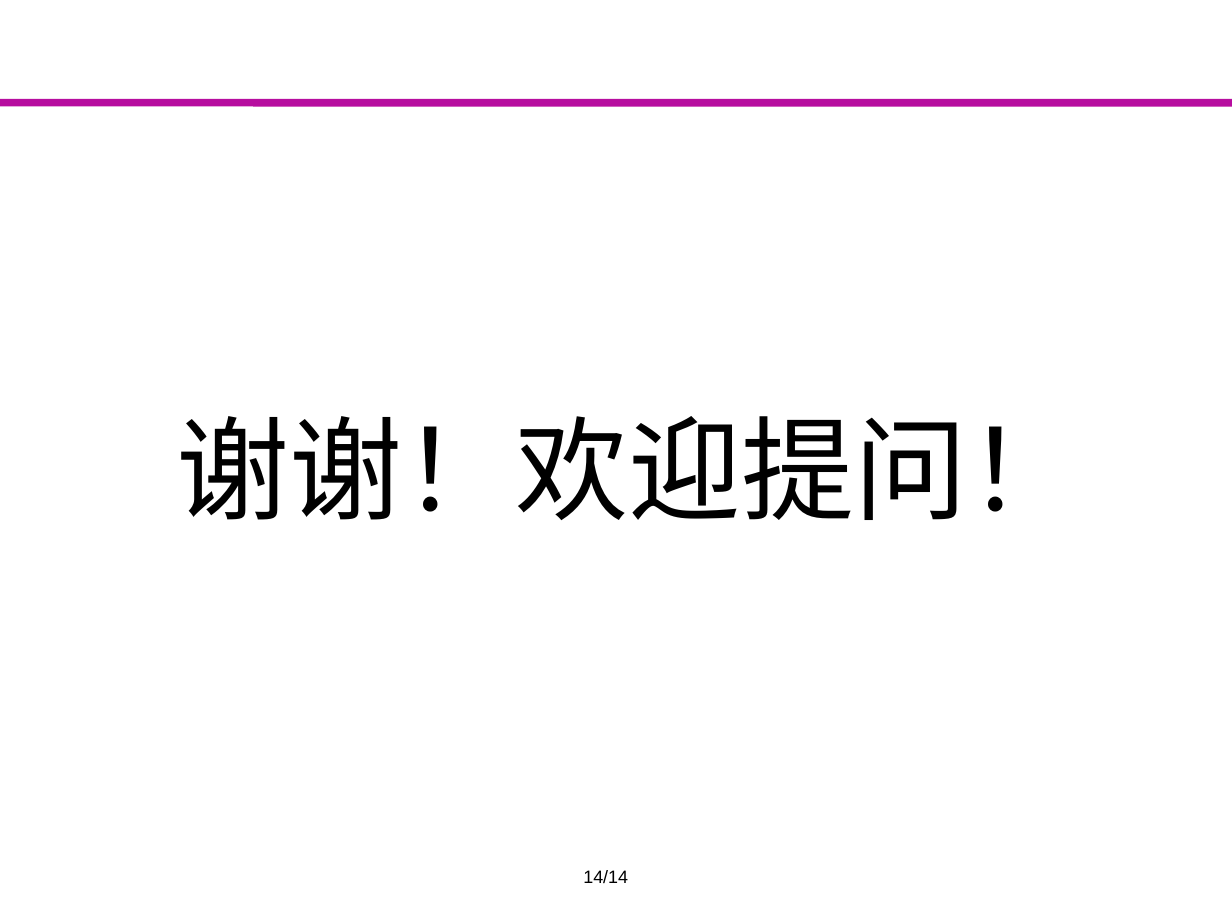
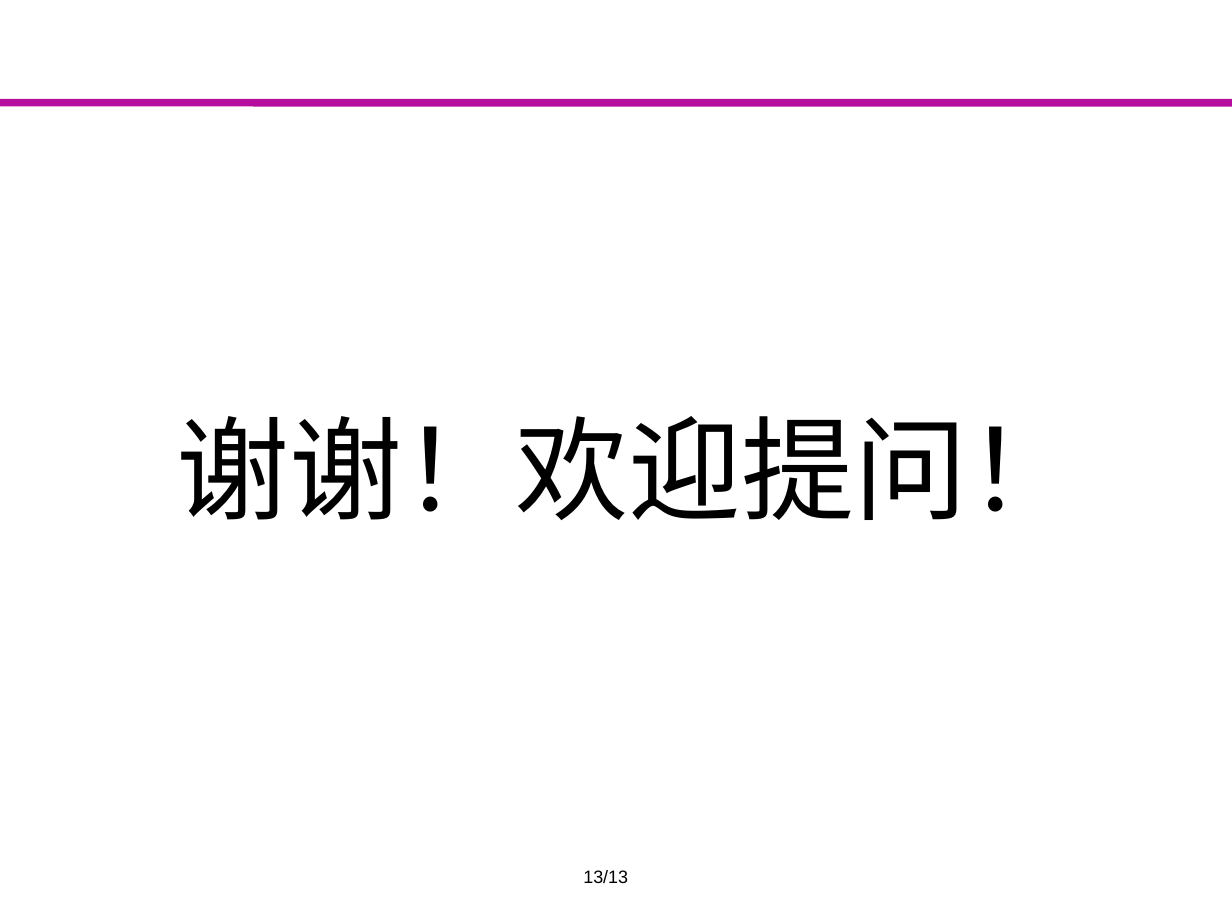
Before and after one commit to Markov2016/kaiti, a slide deck: slide 13 of ppt/yyx_v1.0.pptx (slide 14 before the commit). Drawn at 1232x924 pixels with LibreOffice and Linux fonts; fonts in the diff are those of the drawing; background and template pictures are left out. Boxes give left, top, right and bottom in pixels: in the first picture for what was removed or moved away, otherwise in the second. Text is boxed around its words. In the diff, an @@ line names an element or a change of style, - is before the commit and + after.

```diff
--- a/ppt/yyx_v1.0.pptx
+++ b/ppt/yyx_v1.0.pptx
@@ text at (x1=583, y1=870, x2=628, y2=884): text changed @@
-14/14
+13/13
```
Also in this commit, not shown: 12 other slides changed, 1 slide removed, 1 other file.
